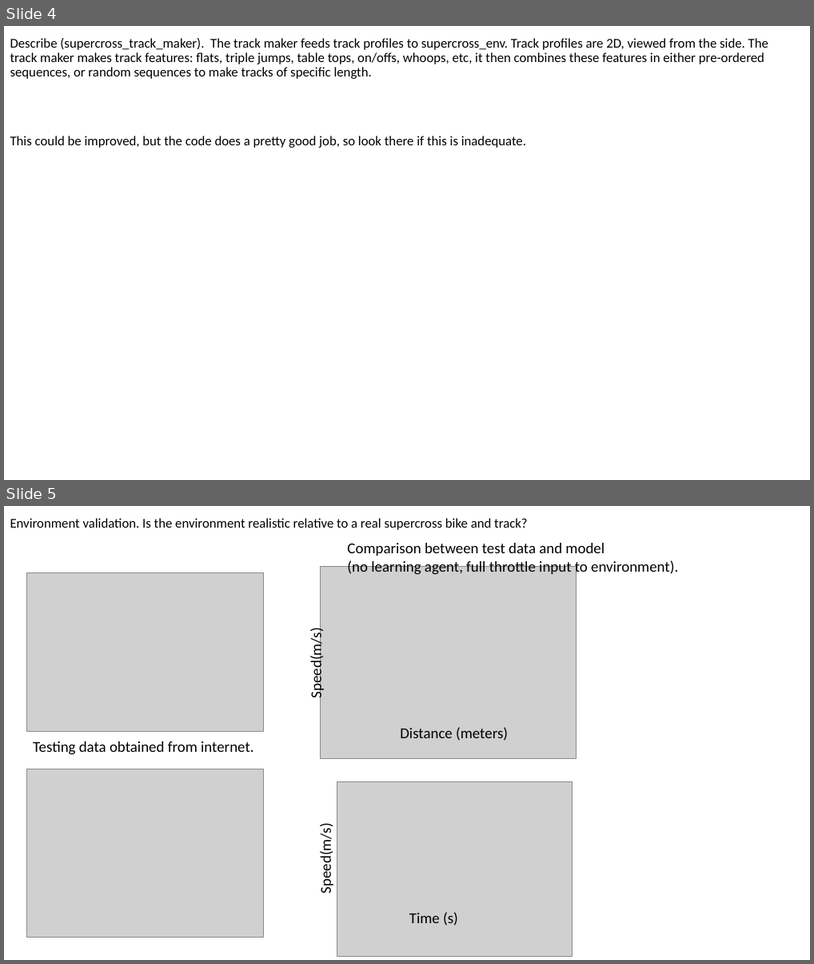
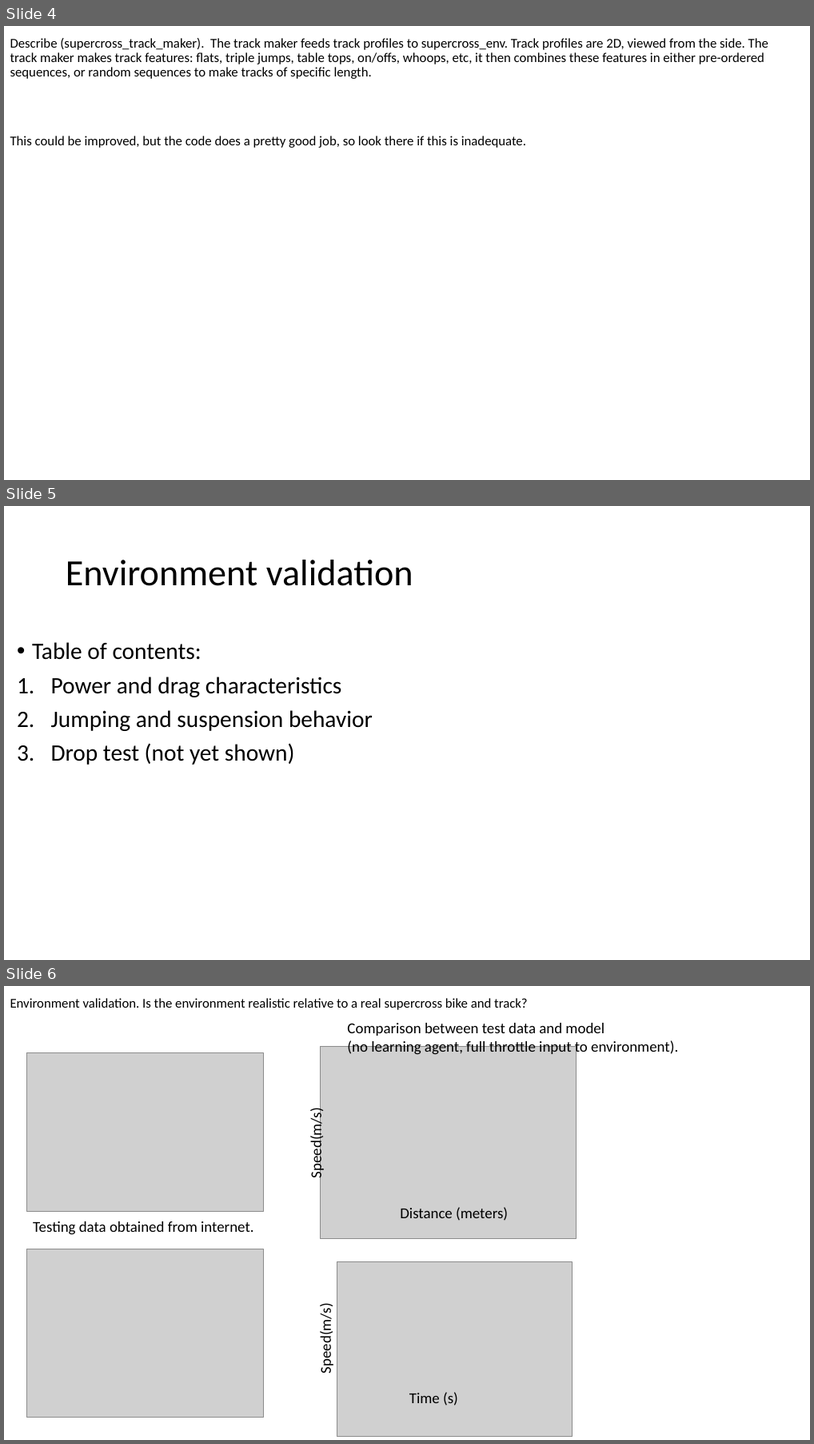
Before and after one commit to albensteinFMBA/Analytics-Demo, a slide deck: supercross_learner/supercross_project_readme.pptx. Shown one above the other, each under a label of ours: slides 4 and 5 before the commit, slides 4, 5 and 6 after it. The pictures are 814x964 and 814x1444 pixels, drawn with LibreOffice and Linux fonts; fonts in the diff are those of the drawing; grey boxes stand for pictures. Boxes give left, top, right and bottom in pixels: in the first picture for what was removed or moved away, otherwise in the second. Text is boxed around its words. In the diff, an @@ line names an element or a change of style, - is before the commit and + after.

```diff
--- a/supercross_learner/supercross_project_readme.pptx
+++ b/supercross_learner/supercross_project_readme.pptx
@@ slide 5 added at (4,506,810,960), background #FFFFFF @@
@@ title added at (66,560,414,586), 44 pt, text #000000 @@
+Environment validation
@@ text added at (32,642,373,764), 28 pt, text #000000 @@
+• Table of contents:
+1. Power and drag characteristics
+2. Jumping and suspension behavior
+3. Drop test (not yet shown)
@@ what was slide 5 is now slide 6 @@
```
Also in this commit, not shown: 2 slides changed, 2 other files.
